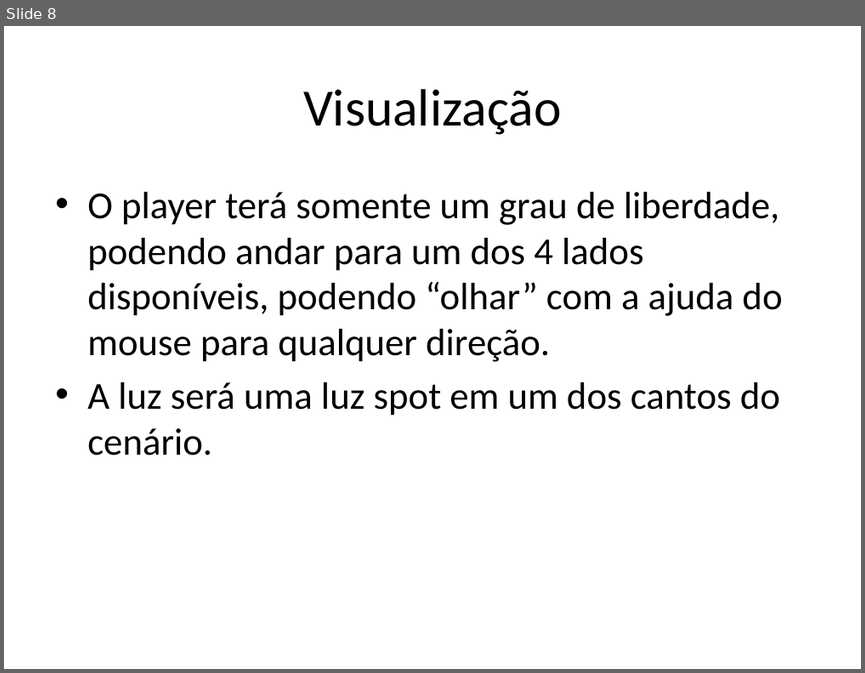
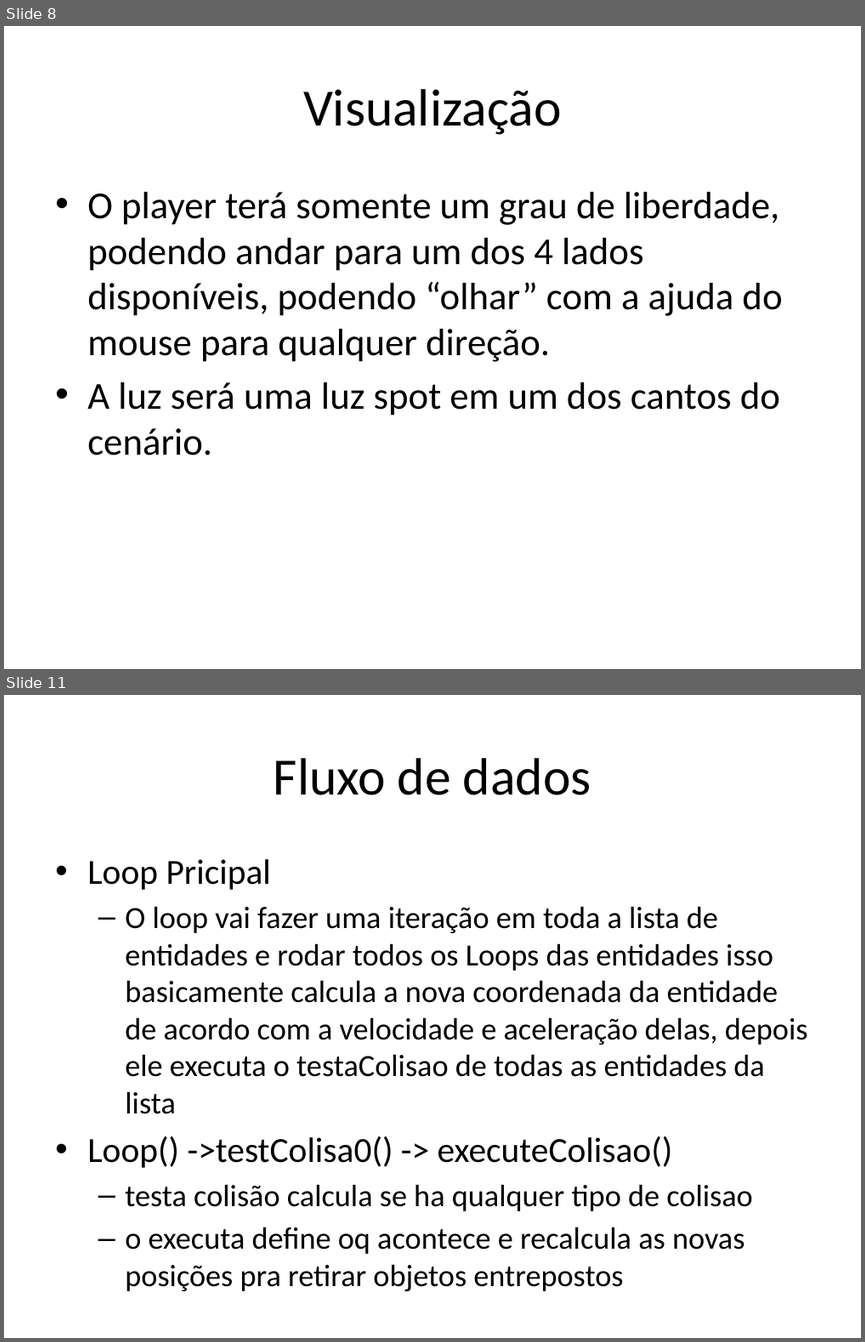
Before and after one commit to Ziul/glmaze, a slide deck: Apresentação/PacMan 3D.pptx. Shown one above the other, each under a label of ours: slide 8 before the commit, slides 8 and 11 after it; the slides between them are not shown. The pictures are 865x673 and 865x1342 pixels, drawn with LibreOffice and Linux fonts; fonts in the diff are those of the drawing. Boxes give left, top, right and bottom in pixels: in the first picture for what was removed or moved away, otherwise in the second. Text is boxed around its words. In the diff, an @@ line names an element or a change of style, - is before the commit and + after.

```diff
--- a/Apresentação/PacMan 3D.pptx
+++ b/Apresentação/PacMan 3D.pptx
@@ slide 11 added at (4, 695, 861, 1338), background #FFFFFF @@
@@ title added at (273, 758, 591, 795), 44 pt, text #000000 @@
+Fluxo de dados
@@ text added at (87, 859, 808, 1253), 25.9 pt, text #000000 @@
+• Loop Pricipal
+  – O loop vai fazer uma iteração em toda a lista de entidades e rodar todos os Loops das entidades isso basicamente calcula a nova coordenada da entidade de acordo com a velocidade e aceleração delas, depois ele executa o testaColisao de todas as entidades da lista
+• Loop() ->testColisa0() -> executeColisao()
+  – testa colisão calcula se ha qualquer tipo de colisao
+  – o executa define oq acontece e recalcula as novas posições pra retirar objetos entrepostos
```
Also in this commit, not shown: 5 other slides added.
